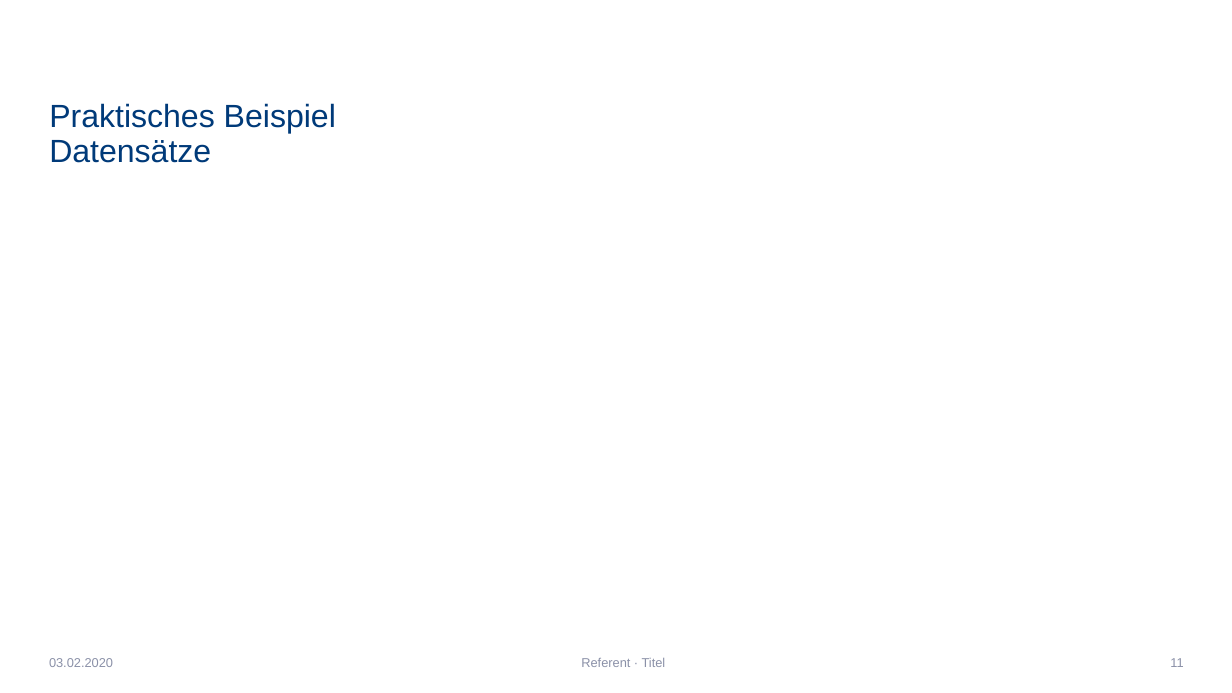
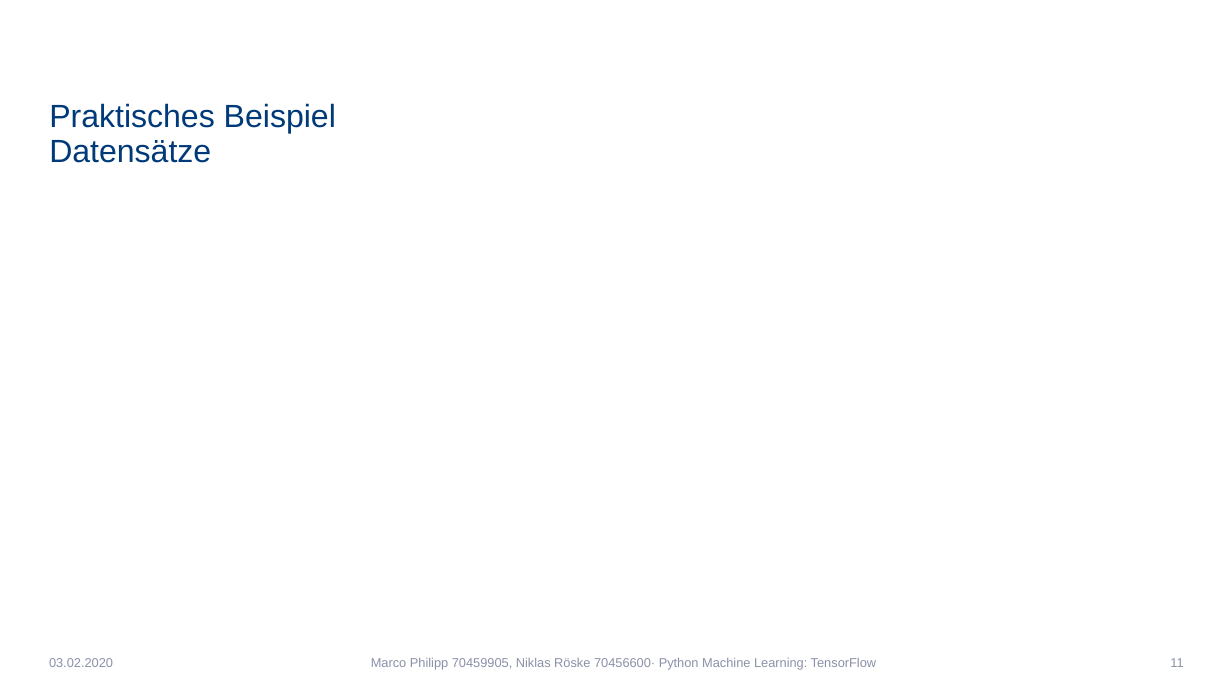
Before and after one commit to Niklas1997Git/Seminar, a slide deck: slide 11 of SeminarPräsentation.pptx. Drawn at 1232x693 pixels with LibreOffice and Linux fonts; fonts in the diff are those of the drawing; background and template pictures are left out. Boxes give left, top, right and bottom in pixels: in the first picture for what was removed or moved away, otherwise in the second. Text is boxed around its words. In the diff, an @@ line names an element or a change of style, - is before the commit and + after.

```diff
--- a/SeminarPräsentation.pptx
+++ b/SeminarPräsentation.pptx
@@ text at (371,658,876,670): text changed @@
-Referent · Titel
+Marco Philipp 70459905, Niklas Röske 70456600· Python Machine Learning: TensorFlow
```
Also in this commit, not shown: 15 other slides changed, 1 slide removed.
